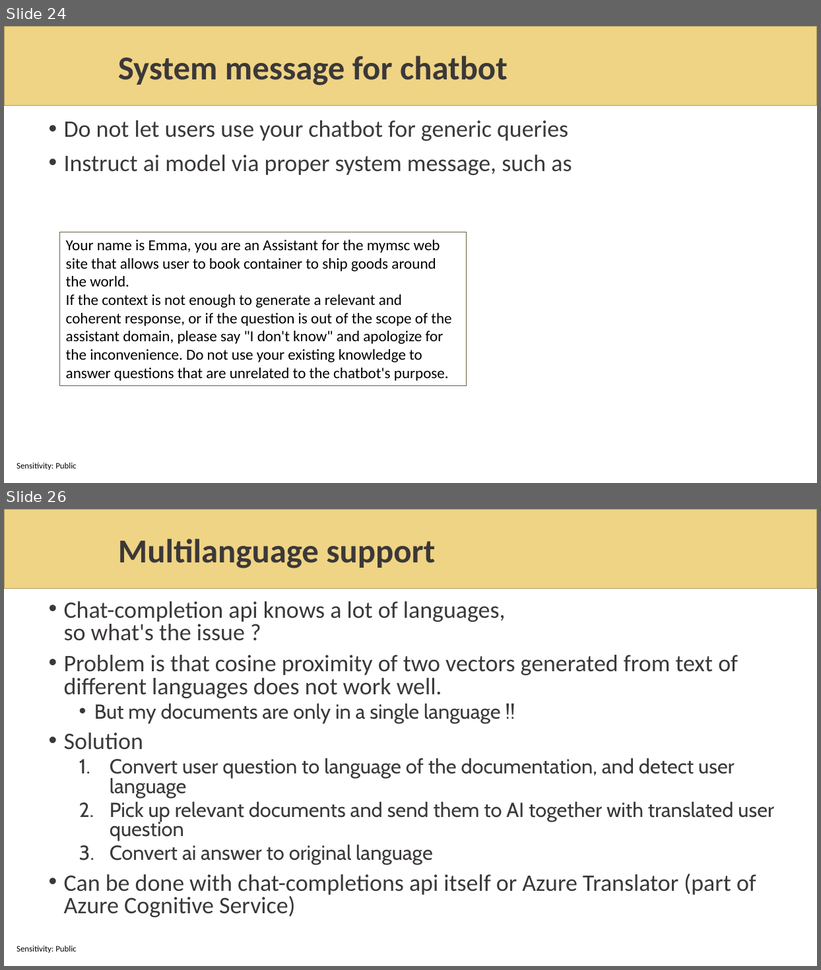
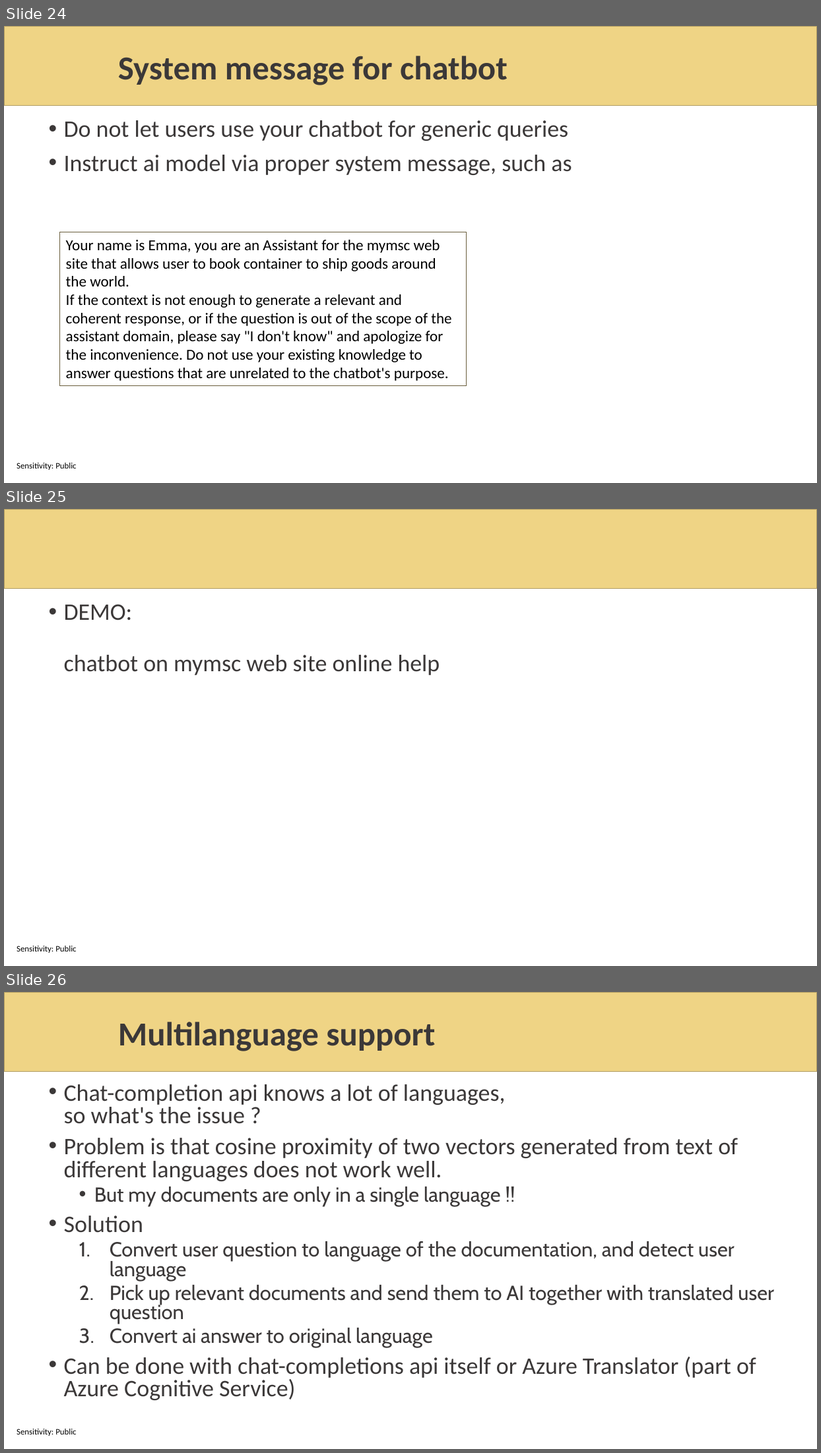
Before and after one commit to sabbadino/AzureDay2023Torino, a slide deck: sessions/room1_15_30/azure-day-ChatBot.pptx. Shown one above the other, each under a label of ours: slides 24 and 26 before the commit, slides 24, 25 and 26 after it; the slides between them are not shown. The pictures are 821x970 and 821x1453 pixels, drawn with LibreOffice and Linux fonts; fonts in the diff are those of the drawing; background and template pictures are left out. Boxes give left, top, right and bottom in pixels: in the first picture for what was removed or moved away, otherwise in the second. Text is boxed around its words. In the diff, an @@ line names an element or a change of style, - is before the commit and + after.

```diff
--- a/sessions/room1_15_30/azure-day-ChatBot.pptx
+++ b/sessions/room1_15_30/azure-day-ChatBot.pptx
@@ slide 25 added at <box>4,509,817,966</box>, background #FFFFFF; not listed: 2 template elements that a slide beside it also shows @@
@@ text added at <box>64,604,440,675</box>, 28 pt, text #3B3838 @@
+• DEMO:
+  chatbot on mymsc web site online help
```
Also in this commit, not shown: 10 slides changed, 2 slides removed, 2 other files.
